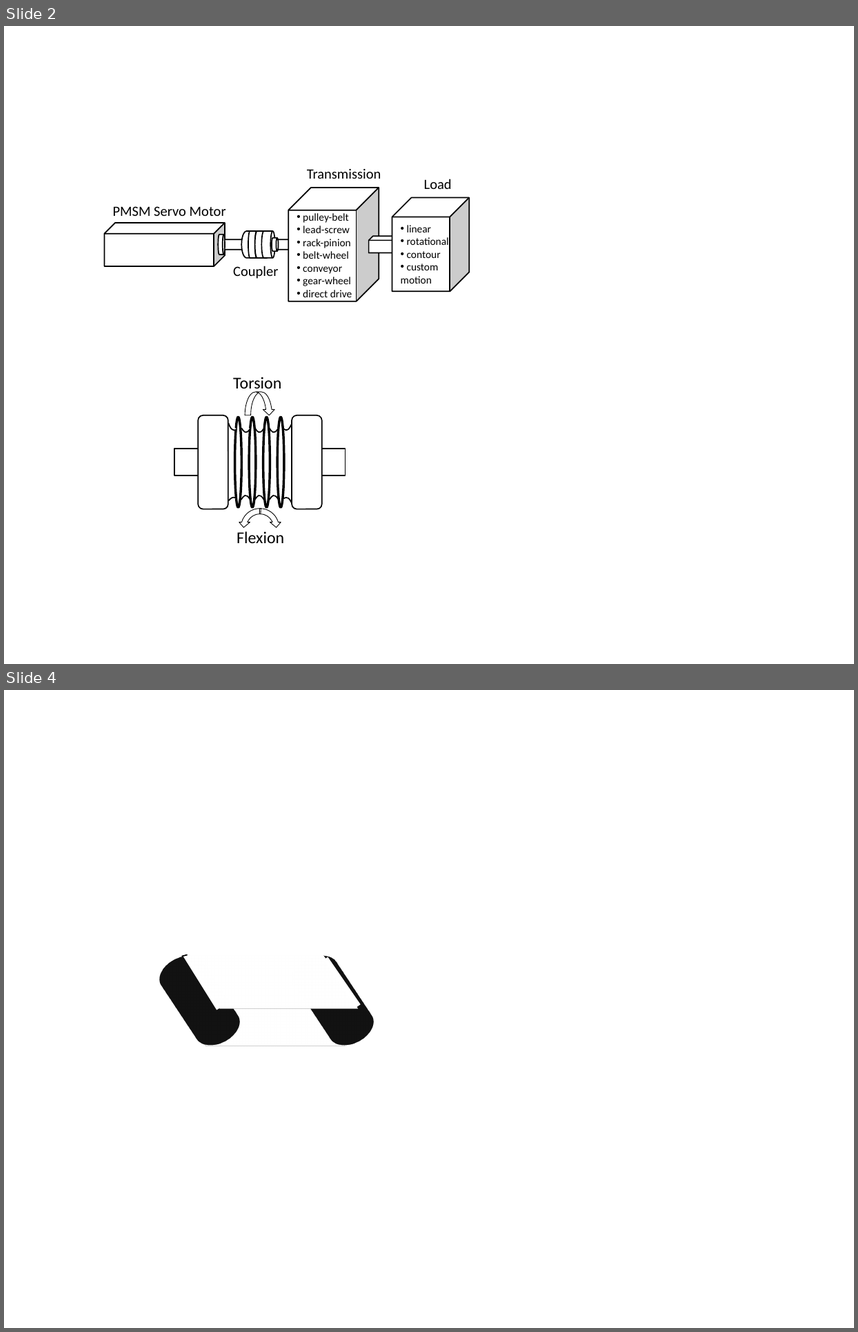
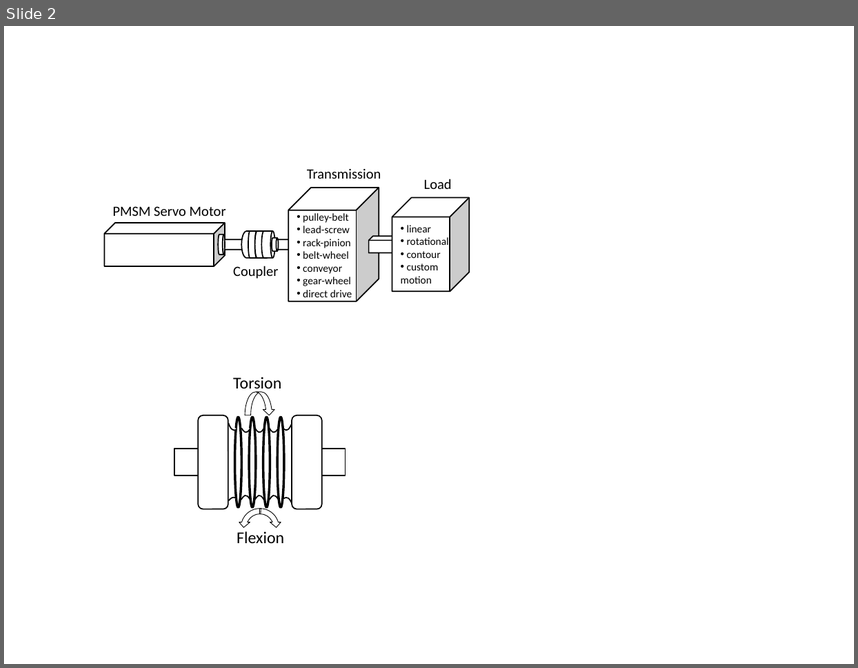
Before and after one commit to SerhatOzkucuk/PhD-Works, a slide deck: Parameter Estimation Works/review_IEEE Transaction on industrial electronics format/TRANS-JOUR/word/review_paper_drawings.pptx. Shown one above the other, each under a label of ours: slides 2 and 4 before the commit, slide 2 after it; the slides between them are not shown. The pictures are 858x1332 and 858x668 pixels, drawn with LibreOffice and Linux fonts; fonts in the diff are those of the drawing. Boxes give left, top, right and bottom in pixels: in the first picture for what was removed or moved away, otherwise in the second. Text is boxed around its words. In the diff, an @@ line names an element or a change of style, - is before the commit and + after.

```diff
--- a/Parameter Estimation Works/review_IEEE Transaction on industrial electronics format/TRANS-JOUR/word/review_paper_drawings.pptx
+++ b/Parameter Estimation Works/review_IEEE Transaction on industrial electronics format/TRANS-JOUR/word/review_paper_drawings.pptx
@@ slide 4 removed at [4, 690, 854, 1328], background #FFFFFF @@
@@ freeform shape removed at [181, 954, 188, 956] @@
@@ flow chart input output removed at [185, 955, 359, 1009] @@
@@ line removed from (185, 955) to (218, 1009) @@
@@ line removed from (326, 958) to (359, 1005) @@
@@ flow chart magnetic drum removed at [151, 976, 248, 1026] @@
@@ flow chart magnetic drum removed at [286, 976, 382, 1026] @@
@@ flow chart input output removed at [172, 992, 346, 1045] @@
```
Also in this commit, not shown: 2 slides changed, 11 slides added, 8 other files.
